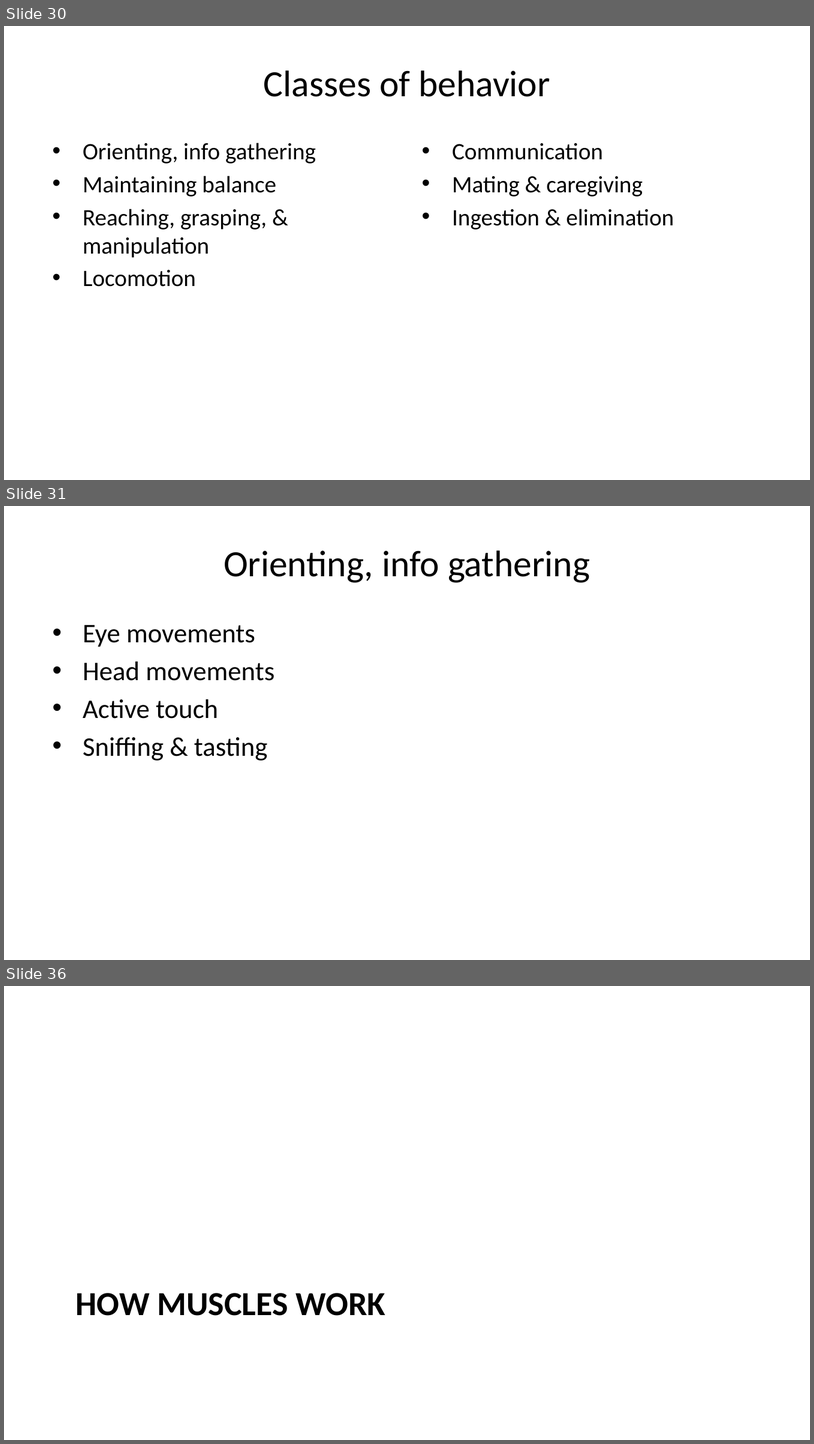
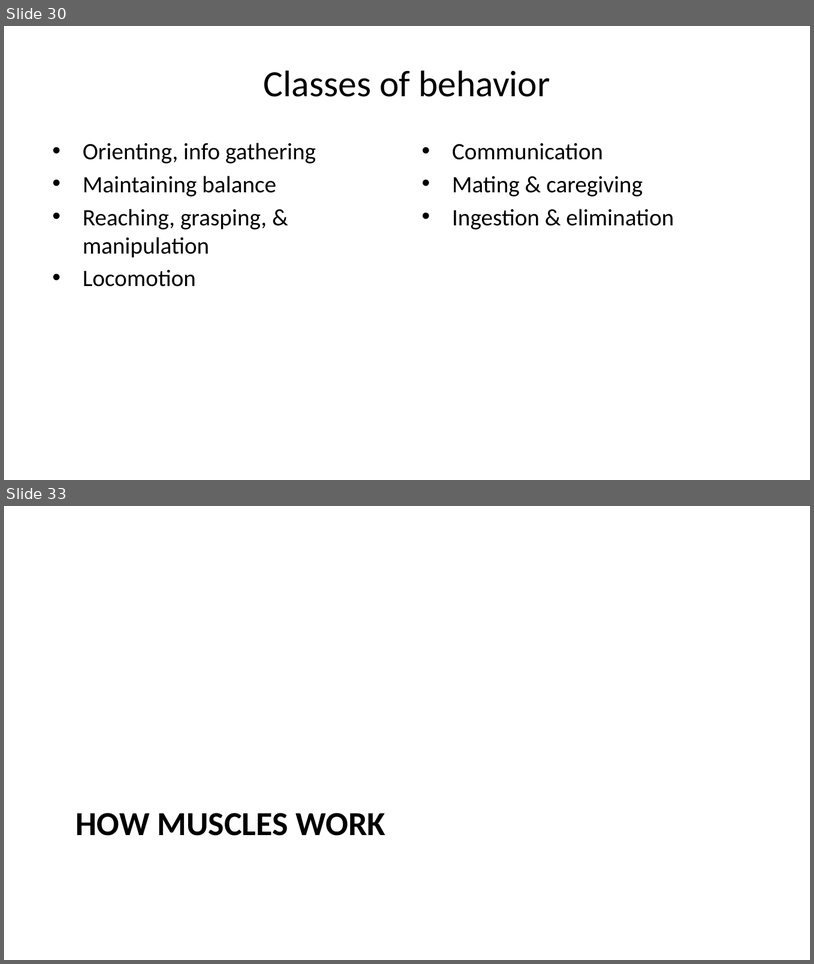
Before and after one commit to psu-psychology/psy-511-scan-fdns-2026-spring, a slide deck: docs/slides/wk-03-2026-01-29-action.pptx. Shown one above the other, each under a label of ours: slides 30, 31 and 36 before the commit, slides 30 and 33 after it; the slides between them are not shown. The pictures are 814x1444 and 814x964 pixels, drawn with LibreOffice and Linux fonts; fonts in the diff are those of the drawing. Boxes give left, top, right and bottom in pixels: in the first picture for what was removed or moved away, otherwise in the second. Text is boxed around its words. In the diff, an @@ line names an element or a change of style, - is before the commit and + after.

```diff
--- a/docs/slides/wk-03-2026-01-29-action.pptx
+++ b/docs/slides/wk-03-2026-01-29-action.pptx
@@ slide 31 removed at (4, 506, 810, 960), background #FFFFFF @@
@@ title removed at (224, 550, 590, 583) @@
-Orienting, info gathering
@@ text removed at (83, 625, 275, 760) @@
-• Eye movements
-• Head movements
-• Active touch
-• Sniffing & tasting
@@ what was slide 36 is now slide 33 @@
```
Also in this commit, not shown: 13 slides changed, 4 slides added, 5 other slides removed, 33 other files.
